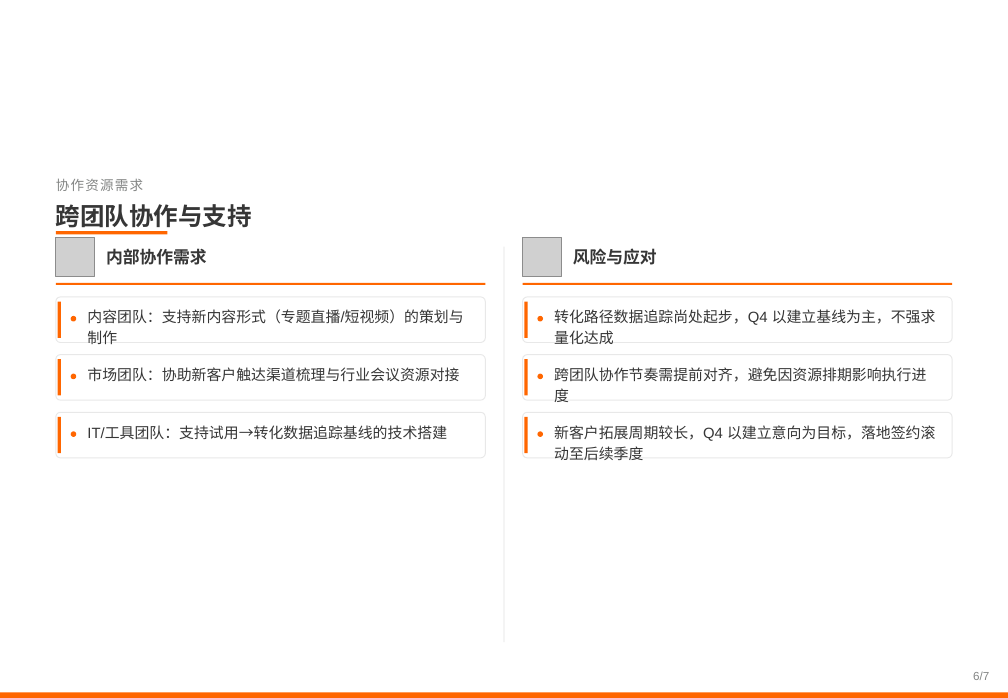
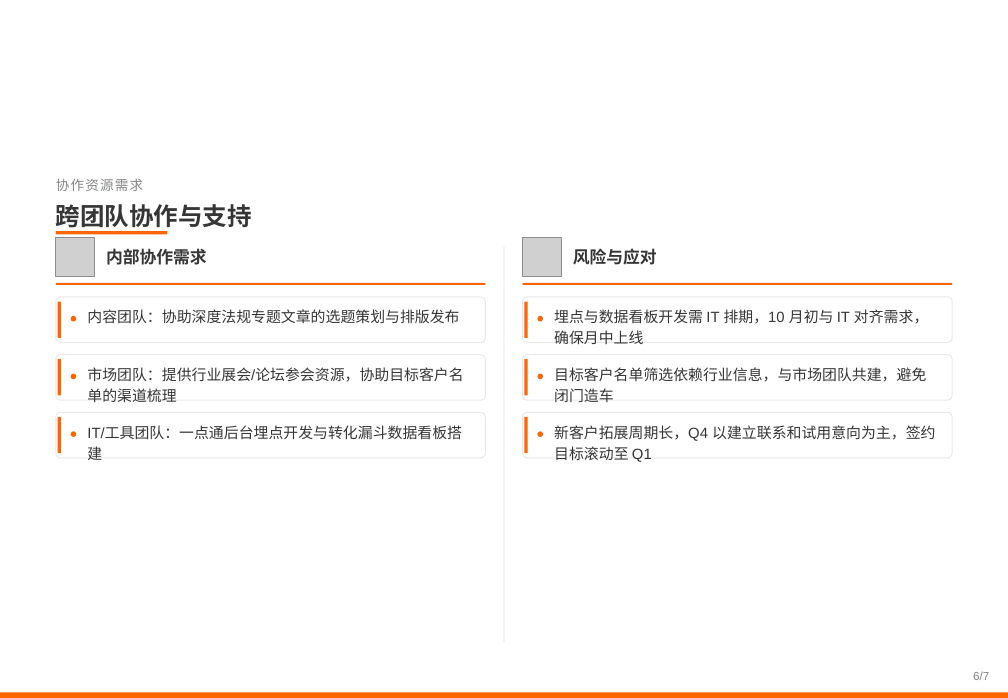
Before and after one commit to zhenghannah1228-boop/Auto-Reg-Monitor, a slide deck: slide 6 of 汽车板块Q4推广计划.pptx. Drawn at 1008x698 pixels with LibreOffice and Linux fonts; fonts in the diff are those of the drawing; grey boxes stand for pictures; background and template pictures are left out. Boxes give left, top, right and bottom in pixels: in the first picture for what was removed or moved away, otherwise in the second. Text is boxed around its words. In the diff, an @@ line names an element or a change of style, - is before the commit and + after.

```diff
--- a/汽车板块Q4推广计划.pptx
+++ b/汽车板块Q4推广计划.pptx
@@ text at [87, 309, 459, 323]: text changed @@
-内容团队：支持新内容形式（专题直播/短视频）的策划与制作
+内容团队：协助深度法规专题文章的选题策划与排版发布
@@ text at [554, 309, 928, 344]: text changed @@
-转化路径数据追踪尚处起步，Q4 以建立基线为主，不强求量化达成
+埋点与数据看板开发需 IT 排期，10 月初与 IT 对齐需求，确保月中上线
@@ text at [87, 367, 463, 402]: text changed @@
-市场团队：协助新客户触达渠道梳理与行业会议资源对接
+市场团队：提供行业展会/论坛参会资源，协助目标客户名单的渠道梳理
@@ text at [554, 367, 926, 402]: text changed @@
-跨团队协作节奏需提前对齐，避免因资源排期影响执行进度
+目标客户名单筛选依赖行业信息，与市场团队共建，避免闭门造车
@@ text at [87, 426, 462, 460]: text changed @@
-IT/工具团队：支持试用→转化数据追踪基线的技术搭建
+IT/工具团队：一点通后台埋点开发与转化漏斗数据看板搭建
@@ text at [554, 425, 935, 462]: text changed @@
-新客户拓展周期较长，Q4 以建立意向为目标，落地签约滚动至后续季度
+新客户拓展周期长，Q4 以建立联系和试用意向为主，签约目标滚动至 Q1
```
Also in this commit, not shown: 5 other slides changed.
